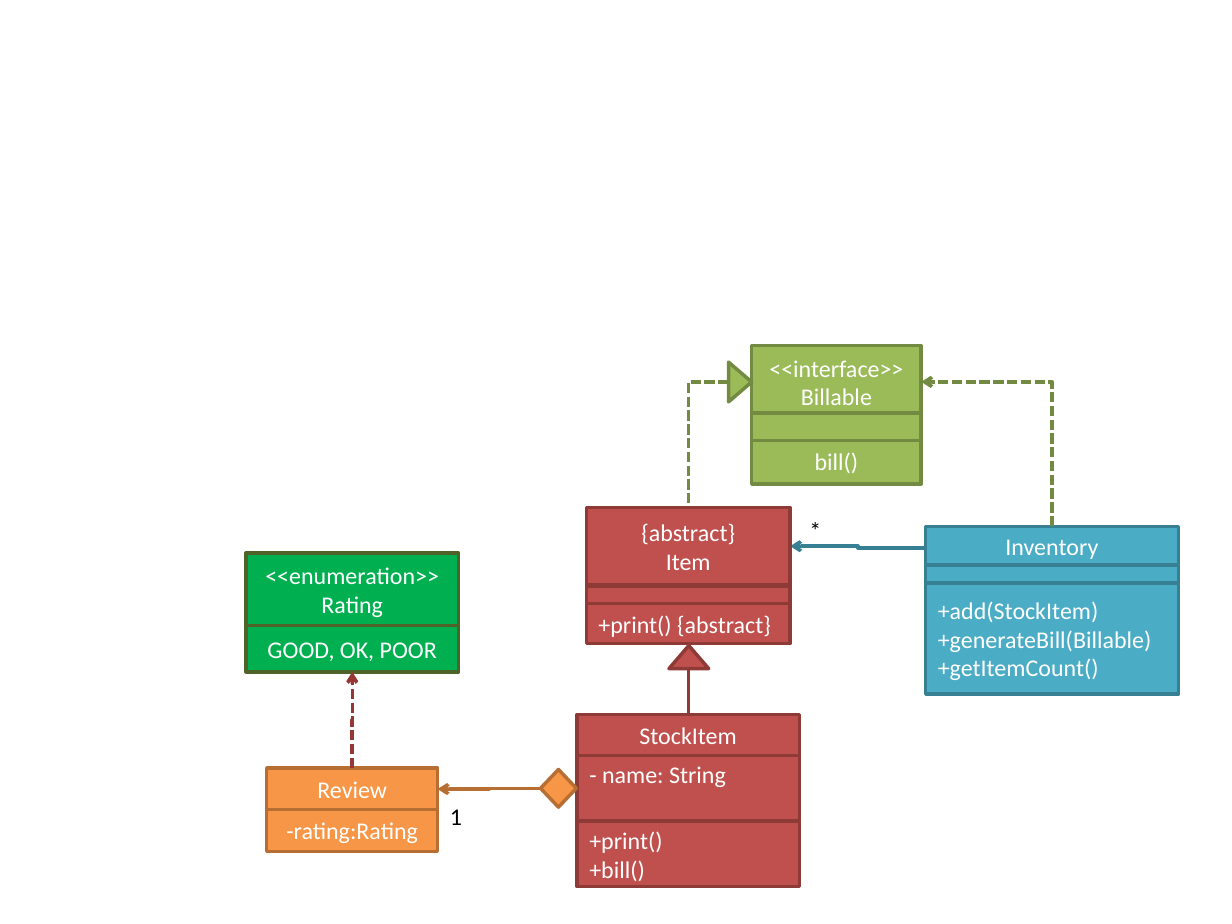
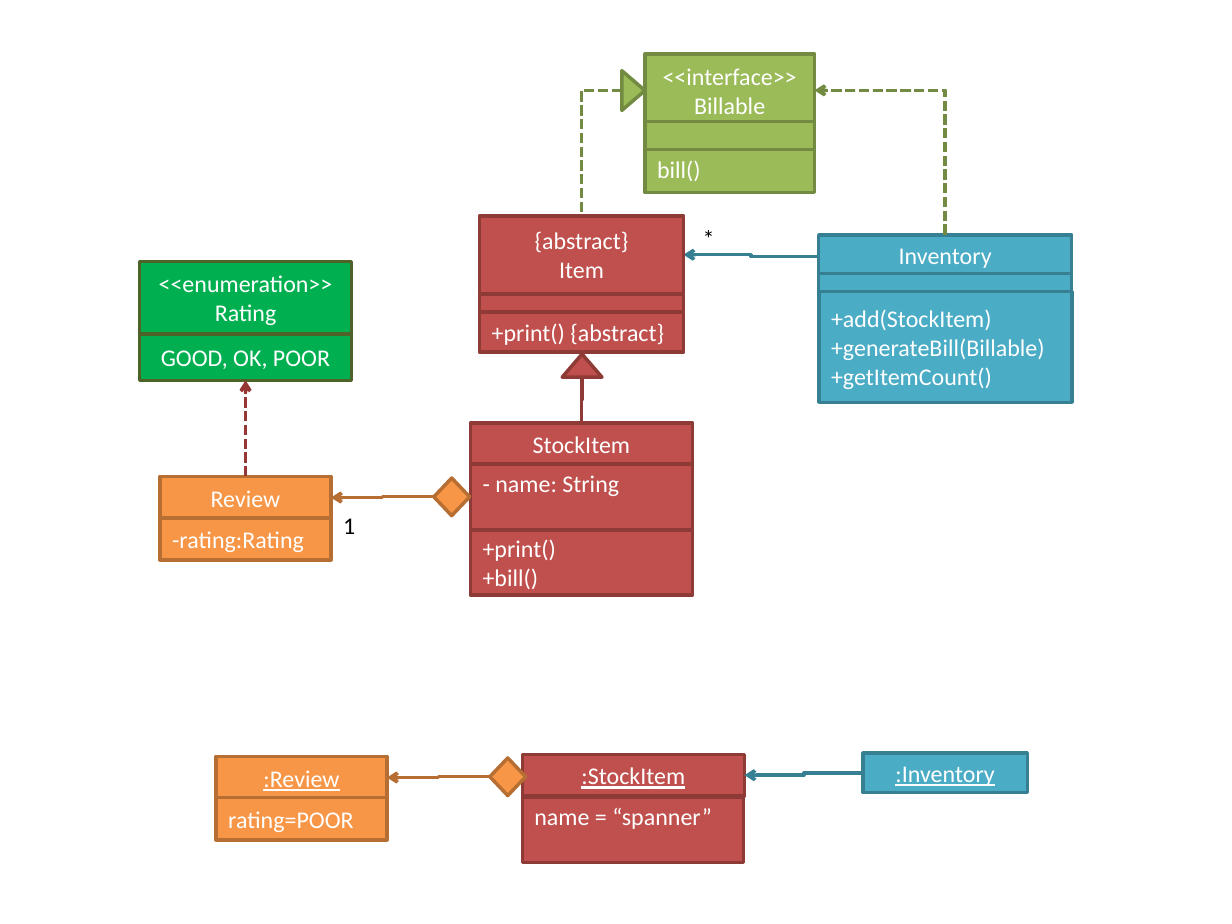
Before and after one commit to se-edu/se-book, a slide deck: slide 1 of diagrams/modelling/modellingStructures/classDiagramsIntermediate/a-classDiagramForItemEtc.pptx. Drawn at 1232x924 pixels with LibreOffice and Linux fonts; fonts in the diff are those of the drawing. Boxes give left, top, right and bottom in pixels: in the first picture for what was removed or moved away, otherwise in the second. Text is boxed around its words. In the diff, an @@ line names an element or a change of style, - is before the commit and + after.

Commit message:
modeling/cd/intermediate: add answer for the Items etc. question

```diff
--- a/diagrams/modelling/modellingStructures/classDiagramsIntermediate/a-classDiagramForItemEtc.pptx
+++ b/diagrams/modelling/modellingStructures/classDiagramsIntermediate/a-classDiagramForItemEtc.pptx
@@ elbow arrow moved from (1052, 526) - (922, 382) to (945, 235) - (814, 90) @@
@@ rectangle "bill()" at <box>646,145,816,192</box>: alignment centre to left @@
@@ 16 rectangles, 3 elbow arrows, 2 texts, 2 triangles, 2 elbow lines, 1 diamond: place and size @@
-16 rectangles, 3 elbow arrows, 2 texts, 2 triangles, 2 elbow lines, 1 diamond at <box>246,346,1178,887</box>
+16 rectangles, 3 elbow arrows, 2 texts, 2 triangles, 2 elbow lines, 1 diamond at <box>139,54,1072,595</box>
@@ rectangle "-rating:Rating" at <box>160,517,331,559</box>: alignment centre to left @@
@@ rectangle added at <box>216,756,387,798</box>, fill #F79646, outline #B76F34 2 pt, 14 pt, text #FFFFFF, underline @@
+:Review
@@ elbow arrow added from (490, 776) to (387, 777), #B76F34 2 pt @@
@@ diamond added at <box>490,758,526,796</box>, fill #F79646, outline #B76F34 2 pt @@
@@ rectangle added at <box>522,754,744,796</box>, fill #C0504D, outline #8E3B39 2 pt, 14 pt, text #FFFFFF, underline @@
+:StockItem
@@ elbow arrow added from (864, 772) to (744, 775), #377F92 2 pt @@
@@ rectangle added at <box>864,753,1027,792</box>, fill #4BACC6, outline #377F92 2 pt, 14 pt, text #FFFFFF, underline @@
+:Inventory
@@ rectangle added at <box>216,798,387,840</box>, fill #F79646, outline #B76F34 2 pt, 14 pt, text #FFFFFF @@
+rating=POOR
@@ rectangle added at <box>522,797,743,862</box>, fill #C0504D, outline #8E3B39 2 pt, 14 pt, text #FFFFFF @@
+name = “spanner”
```
